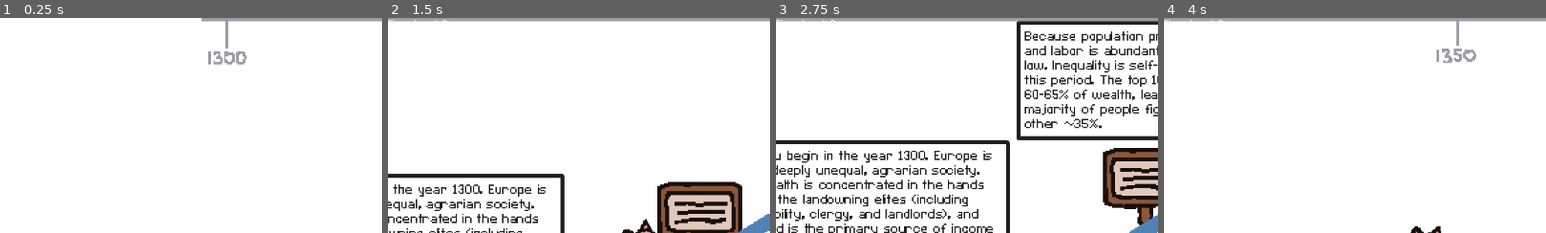
Above: before the commit, frames 1-4 (left to right).
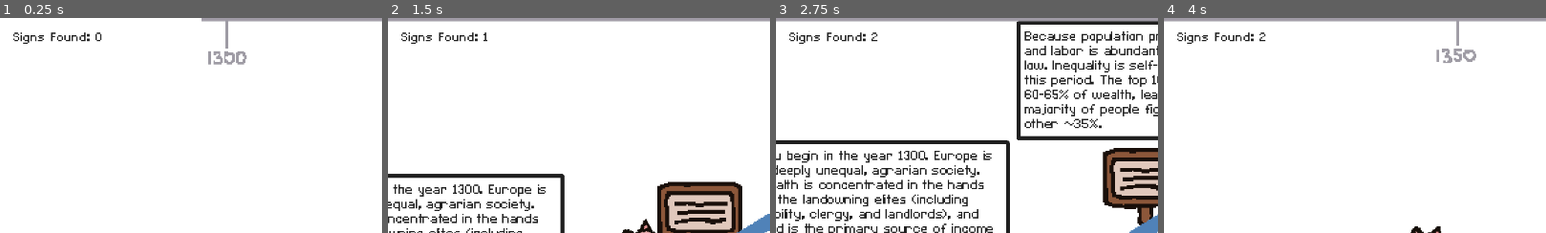
Above: after the commit, the same moments.

Repository: joysudo/oinkonomics
Game: Godot game, scene res://node_2d.tscn
Two runs of this game, one before a commit and one after it. Both use one fixed random seed, a clock stepped at 60 frames per second and the inputs below.
Inputs:
- Up to frame 1 (0.25 s): no input
- Up to frame 2 (1.5 s): tap Enter at 0.5 s; hold Right (ui_right) from 0.53 s (still down); tap Alt at 0.6 s; tap Up (ui_up) at 0.77 s; tap Shift at 1.35 s
- Up to frame 3 (2.75 s): tap Up (ui_up) at 1.52 s; release Right (ui_right) at 2.03 s; hold Left (ui_left) from 2.03 s (still down); tap Alt at 2.1 s
- Up to frame 4 (4 s): release Left (ui_left) at 2.78 s; hold Right (ui_right) from 2.78 s (still down); tap Shift at 2.85 s; tap Up (ui_up) at 3.02, 3.77 s; tap Alt at 3.6 s
The pictures show only the part of the screen within x 0-50%, y 0-50%; the shares and areas given below are measured in that part.

The runs differ from the first frame. In frame 1, 0.4% of the frame differs, in the area x 3-27%, y 6-12%; in frame 2, 0.4%; in frame 3, 0.5%, in the area x 0-27%, y 0-12%; in frame 4, 0.5%.

Commit message:
add completion screen

Diff:
--- /dev/null
+++ b/node_2d.gd
@@ -0,0 +1,25 @@
+extends Node2D
+
+var signs_found = 0
+
+# Called when the node enters the scene tree for the first time.
+func _ready() -> void:
+	for child in get_children():
+		if "Sign" in child.name:
+			child.sign_activated.connect(_on_sign_discovered)
+	update_ui()
+
+func _on_sign_discovered():
+	signs_found += 1
+	update_ui()
+	if signs_found >= 13:
+		finish_game()
+
+# Called every frame. 'delta' is the elapsed time since the previous frame.
+func update_ui():
+	$CanvasLayer/SignCounter.text = "Signs Found: " + str(signs_found)
+
+func finish_game():
+	var tween = create_tween()
+	tween.tween_property($player/Camera2D, "zoom", Vector2(0.133, 0.133), 2.0).set_trans(Tween.TRANS_SINE)
+	tween.tween_property($player/Camera2D, "global_position", Vector2(3800, 300), 4.0).set_trans(Tween.TRANS_SINE)
--- a/node_2d.tscn
+++ b/node_2d.tscn
@@ -1,5 +1,6 @@
-[gd_scene load_steps=13 format=3 uid="uid://bb6sq3778db8b"]
-
+[gd_scene load_steps=14 format=3 uid="uid://bb6sq3778db8b"]
+
+[ext_resource type="Script" uid="uid://b4deujv3p1fmh" path="res://node_2d.gd" id="1_ir8iy"]
 [ext_resource type="Script" uid="uid://bflj7xnfjxy8m" path="res://player.gd" id="2_epypp"]
 [ext_resource type="Texture2D" uid="uid://gcn7r4xa3xyx" path="res://images/Pig-1.png" id="3_kdubu"]
 [ext_resource type="Texture2D" uid="uid://cc3tya386d5dn" path="res://images/Pig-2.png" id="4_d21ai"]
@@ -45,6 +46,7 @@
 radius = 10.440307
 
 [node name="Node2D" type="Node2D"]
+script = ExtResource("1_ir8iy")
 
 [node name="player" type="CharacterBody2D" parent="."]
 z_index = 100
@@ -74,10 +76,102 @@
 [node name="Label" parent="Sign" index="2"]
 text = "You begin in the year 1300. Europe is a deeply unequal, agrarian society. Wealth is concentrated in the hands o …(253 unchanged characters)…
 
-[node name="Sign13" parent="Sign" instance=ExtResource("7_d21ai")]
-position = Vector2(7933, -84)
-
-[node name="Label" parent="Sign/Sign13" index="2"]
+[node name="Sign2" parent="." instance=ExtResource("7_d21ai")]
+position = Vector2(212, 245)
+
+[node name="Label" parent="Sign2" index="2"]
+text = "Because population pressure is high and labor is abundant, wages stay low. Inequality is self-reinforcing in this period. The top 10% control 60-65% of wealth, leaving the majority of people fighting for the other ~35%."
+
+[node name="Sign3" parent="." instance=ExtResource("7_d21ai")]
+position = Vector2(579, 905)
+
+[node name="Label" parent="Sign3" index="2"]
+offset_top = -217.0
+offset_right = 137.0
+text = "That drop came from the BLACK DEATH, which killed an estimated 50% of Europe's population. But despite massive mortality, land, tools, and capital survive. This radically increases per-capita wealth among survivors and breaks the labor surplus that had favored elites.
+
+With workers suddenly scarce, both skilled and unskilled laborers gain bargaining power and demand higher wages. Large aristocratic estates become fragmented, making it harder to sustain massive patrimonies. The top 10% lose a significant share of total wealth."
+
+[node name="Sign4" parent="." instance=ExtResource("7_d21ai")]
+position = Vector2(1604, 1164)
+
+[node name="Label" parent="Sign4" index="2"]
+text = "By the mid-15th century, Europe's population has begun to recover in some regions. As growth resumes, labor becomes less scarce, weakining workers' bargaining power.
+At the same time, the AGE OF DISCOVERY opens new opportunities for wealth accumulation through trade, colonization, and state-backed monopolies. These gains disproportionately benefit merchants, nobles, and early elites."
+
+[node name="Sign5" parent="." instance=ExtResource("7_d21ai")]
+position = Vector2(2694, 1054)
+
+[node name="Label" parent="Sign5" index="2"]
+text = "Around 1550, the graph begins to reflect the rising inequality driven by the PRICE REVOLUTION. Massive inflows of silver from the Americas cause widespread inflation across Europe, raising prices faster than wages. Debtors, merchants, and entrepreneurs benefit—they can repay loans with devalued currency and pocket the gap between prices and wages. The top 10%'s relative share trends upwards."
+
+[node name="Sign6" parent="." instance=ExtResource("7_d21ai")]
+position = Vector2(3855, 428)
+
+[node name="Label" parent="Sign6" index="2"]
+text = "Find something to discuss at this point."
+
+[node name="Sign7" parent="." instance=ExtResource("7_d21ai")]
+position = Vector2(5007, -197)
+
+[node name="Label" parent="Sign7" index="2"]
+text = "The INDUSTRIAL REVOLUTION concentrates capital in factories, machines, and infrastructure. The elites owning these assets gain immense power. Workers become easier to replace, becoming wage laborers and losing bargaining power.
+
+Because early industrial governments largely embrace laissez-faire economics, there is little redistribution. The wealth share of the top 10% continues trending upwards."
+
+[node name="Sign8" parent="." instance=ExtResource("7_d21ai")]
+position = Vector2(5839, -837)
+
+[node name="Label" parent="Sign8" index="2"]
+text = "As industrialization spreads to continental Europe, the same dynamics repeat on a larger scale. Urbanization creates new working classes, but wages lag behind profits.
+
+At this point on the graph, the top 10% control 85% of all wealth. That's like leaving nine friends to share one slice of pizza!"
+
+[node name="Sign9" parent="." instance=ExtResource("7_d21ai")]
+position = Vector2(6639, -1142)
+
+[node name="Label" parent="Sign9" index="2"]
+text = "World War I marks the beginning of a sharp decline in inequality. Total war destroys physical capital, disrupts trade, and forces governments to raise taxes. It's hard to focus on protecting large fortunes when ordinary citizens are sacrificing their lives. Inflation erodes the value of governmene bonds and savings, which disproportionately harms wealthy asset-holders."
+
+[node name="Sign10" parent="." instance=ExtResource("7_d21ai")]
+position = Vector2(6798, -1246)
+
+[node name="Label" parent="Sign10" index="2"]
+offset_left = -36.0
+offset_top = -131.0
+offset_right = 34.0
+offset_bottom = -69.0
+text = "At this point, the top 10% control 90% of Europe's wealth."
+
+[node name="Sign11" parent="." instance=ExtResource("7_d21ai")]
+position = Vector2(7580, 546)
+
+[node name="Label" parent="Sign11" index="2"]
+offset_left = -88.0
+offset_top = -184.0
+offset_right = 104.0
+text = "That was a steep fall. Let's recap.
+World War II deepens and extends the equalizing effects of World War I.  Progressive taxation and inheritance taxes expand dramatically to finance the war effort, while the post-WWII decolonization movement depletes a source of wealth. European governments expand welfare states and invest heavily in public goods. These policies prevent wealth from reconcentrating.
+
+At this point, the top 10% own roughly 60% of  wealth. Not quite to the level of post-Black Death, but a big fall!"
+metadata/_edit_use_anchors_ = true
+
+[node name="Sign12" parent="." instance=ExtResource("7_d21ai")]
+position = Vector2(7791, 382)
+
+[node name="Label" parent="Sign12" index="2"]
+offset_left = -91.0
+offset_top = -177.0
+offset_right = 69.0
+offset_bottom = -71.0
+size_flags_horizontal = 3
+text = "The 1980s saw major political shifts in Europe, marked by the rise of right-wing, free-market policies (think Thatcherism in the UK). Many governments shifted towards deregulation and privatization, allowing more capital to accumulate in the hands of the 10%."
+metadata/_edit_use_anchors_ = true
+
+[node name="Sign13" parent="." instance=ExtResource("7_d21ai")]
+position = Vector2(7945, 284)
+
+[node name="Label" parent="Sign13" index="2"]
 custom_minimum_size = Vector2(10, 10)
 anchors_preset = 0
 anchor_left = 0.0
@@ -100,98 +194,6 @@
 autowrap_mode = 0
 metadata/_edit_use_anchors_ = true
 
-[node name="Sign2" parent="." instance=ExtResource("7_d21ai")]
-position = Vector2(212, 245)
-
-[node name="Label" parent="Sign2" index="2"]
-text = "Because population pressure is high and labor is abundant, wages stay low. Inequality is self-reinforcing in this period. The top 10% control 60-65% of wealth, leaving the majority of people fighting for the other ~35%."
-
-[node name="Sign3" parent="." instance=ExtResource("7_d21ai")]
-position = Vector2(579, 905)
-
-[node name="Label" parent="Sign3" index="2"]
-offset_top = -217.0
-offset_right = 137.0
-text = "That drop came from the BLACK DEATH, which killed an estimated 50% of Europe's population. But despite massive mortality, land, tools, and capital survive. This radically increases per-capita wealth among survivors and breaks the labor surplus that had favored elites.
-
-With workers suddenly scarce, both skilled and unskilled laborers gain bargaining power and demand higher wages. Large aristocratic estates become fragmented, making it harder to sustain massive patrimonies. The top 10% lose a significant share of total wealth."
-
-[node name="Sign4" parent="." instance=ExtResource("7_d21ai")]
-position = Vector2(1604, 1164)
-
-[node name="Label" parent="Sign4" index="2"]
-text = "By the mid-15th century, Europe's population has begun to recover in some regions. As growth resumes, labor becomes less scarce, weakining workers' bargaining power.
-At the same time, the AGE OF DISCOVERY opens new opportunities for wealth accumulation through trade, colonization, and state-backed monopolies. These gains disproportionately benefit merchants, nobles, and early elites."
-
-[node name="Sign5" parent="." instance=ExtResource("7_d21ai")]
-position = Vector2(2694, 1054)
-
-[node name="Label" parent="Sign5" index="2"]
-text = "Around 1550, the graph begins to reflect the rising inequality driven by the PRICE REVOLUTION. Massive inflows of silver from the Americas cause widespread inflation across Europe, raising prices faster than wages. Debtors, merchants, and entrepreneurs benefit—they can repay loans with devalued currency and pocket the gap between prices and wages. The top 10%'s relative share trends upwards."
-
-[node name="Sign6" parent="." instance=ExtResource("7_d21ai")]
-position = Vector2(3855, 428)
-
-[node name="Label" parent="Sign6" index="2"]
-text = "Find something to discuss at this point."
-
-[node name="Sign7" parent="." instance=ExtResource("7_d21ai")]
-position = Vector2(5007, -197)
-
-[node name="Label" parent="Sign7" index="2"]
-text = "The INDUSTRIAL REVOLUTION concentrates capital in factories, machines, and infrastructure. The elites owning these assets gain immense power. Workers become easier to replace, becoming wage laborers and losing bargaining power.
-
-Because early industrial governments largely embrace laissez-faire economics, there is little redistribution. The wealth share of the top 10% continues trending upwards."
-
-[node name="Sign8" parent="." instance=ExtResource("7_d21ai")]
-position = Vector2(5839, -837)
-
-[node name="Label" parent="Sign8" index="2"]
-text = "As industrialization spreads to continental Europe, the same dynamics repeat on a larger scale. Urbanization creates new working classes, but wages lag behind profits.
-
-At this point on the graph, the top 10% control 85% of all wealth. That's like leaving nine friends to share one slice of pizza!"
-
-[node name="Sign9" parent="." instance=ExtResource("7_d21ai")]
-position = Vector2(6639, -1142)
-
-[node name="Label" parent="Sign9" index="2"]
-text = "World War I marks the beginning of a sharp decline in inequality. Total war destroys physical capital, disrupts trade, and forces governments to raise taxes. It's hard to focus on protecting large fortunes when ordinary citizens are sacrificing their lives. Inflation erodes the value of governmene bonds and savings, which disproportionately harms wealthy asset-holders."
-
-[node name="Sign10" parent="." instance=ExtResource("7_d21ai")]
-position = Vector2(6798, -1246)
-
-[node name="Label" parent="Sign10" index="2"]
-offset_left = -36.0
-offset_top = -131.0
-offset_right = 34.0
-offset_bottom = -69.0
-text = "At this point, the top 10% control 90% of Europe's wealth."
-
-[node name="Sign11" parent="." instance=ExtResource("7_d21ai")]
-position = Vector2(7580, 546)
-
-[node name="Label" parent="Sign11" index="2"]
-offset_left = -88.0
-offset_top = -184.0
-offset_right = 104.0
-text = "That was a steep fall. Let's recap.
-World War II deepens and extends the equalizing effects of World War I.  Progressive taxation and inheritance taxes expand dramatically to finance the war effort, while the post-WWII decolonization movement depletes a source of wealth. European governments expand welfare states and invest heavily in public goods. These policies prevent wealth from reconcentrating.
-
-At this point, the top 10% own roughly 60% of  wealth. Not quite to the level of post-Black Death, but a big fall!"
-metadata/_edit_use_anchors_ = true
-
-[node name="Sign12" parent="." instance=ExtResource("7_d21ai")]
-position = Vector2(7791, 382)
-
-[node name="Label" parent="Sign12" index="2"]
-offset_left = -91.0
-offset_top = -177.0
-offset_right = 69.0
-offset_bottom = -71.0
-size_flags_horizontal = 3
-text = "The 1980s saw major political shifts in Europe, marked by the rise of right-wing, free-market policies (think Thatcherism in the UK). Many governments shifted towards deregulation and privatization, allowing more capital to accumulate in the hands of the 10%."
-metadata/_edit_use_anchors_ = true
-
 [node name="Background" type="Sprite2D" parent="."]
 position = Vector2(3917, 40)
 texture = ExtResource("8_rj586")
@@ -299,13 +301,16 @@
 
 [node name="CanvasLayer" type="CanvasLayer" parent="."]
 
-[node name="Label" type="Label" parent="CanvasLayer"]
-offset_right = 40.0
-offset_bottom = 16.0
-text = "Signs found: 0"
+[node name="SignCounter" type="Label" parent="CanvasLayer"]
+offset_left = 20.0
+offset_top = 17.0
+offset_right = 155.0
+offset_bottom = 41.0
+theme_override_colors/font_color = Color(0.12156863, 0.12156863, 0.12156863, 1)
+theme_override_font_sizes/font_size = 24
+text = "Signs Found: 0"
 
 [editable path="Sign"]
-[editable path="Sign/Sign13"]
 [editable path="Sign2"]
 [editable path="Sign3"]
 [editable path="Sign4"]
@@ -317,3 +322,4 @@
 [editable path="Sign10"]
 [editable path="Sign11"]
 [editable path="Sign12"]
+[editable path="Sign13"]
Not shown, added: node_2d.gd.uid
